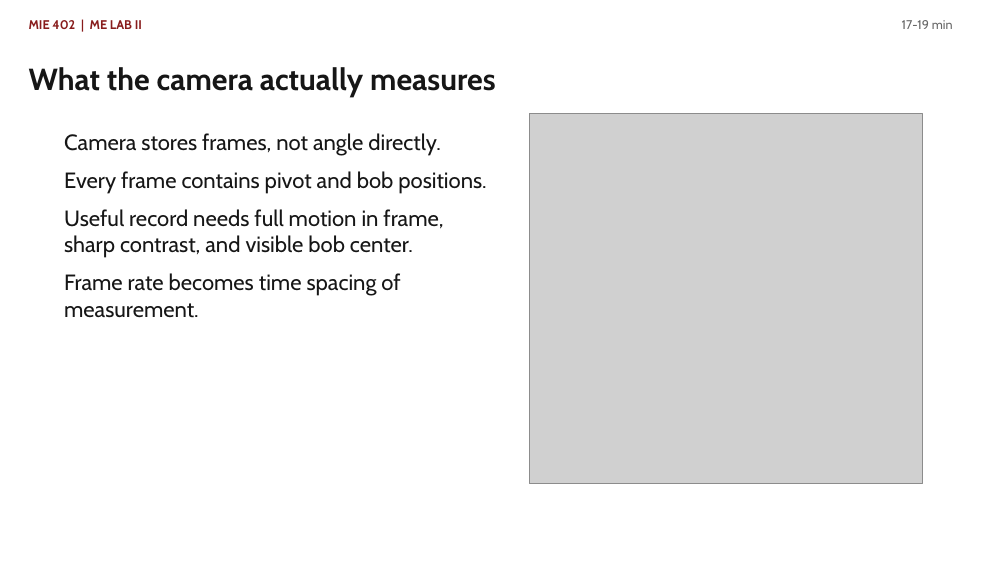
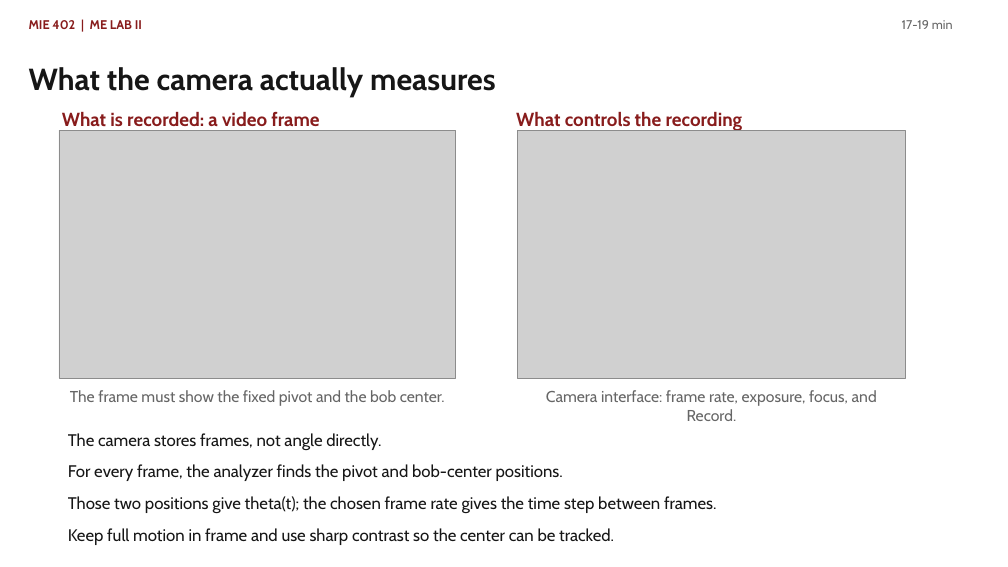
Before and after one commit to Ehsan-Roohi/MIE402-Lab, a slide deck: slide 9 of site/docs/MIE402_Lecture03_Single_Pendulum_PreLab2_Fall2026.pptx. Drawn at 1008x567 pixels with LibreOffice and Linux fonts; fonts in the diff are those of the drawing; grey boxes stand for pictures. Boxes give left, top, right and bottom in pixels: in the first picture for what was removed or moved away, otherwise in the second. Text is boxed around its words. In the diff, an @@ line names an element or a change of style, - is before the commit and + after.

Commit message:
Clarify Lab 2 camera measurement

```diff
--- a/site/docs/MIE402_Lecture03_Single_Pendulum_PreLab2_Fall2026.pptx
+++ b/site/docs/MIE402_Lecture03_Single_Pendulum_PreLab2_Fall2026.pptx
@@ text added at <box>62,112,319,132</box>, 18 pt, text #881C1C, bold @@
+What is recorded: a video frame
@@ text added at <box>516,112,743,132</box>, 18 pt, text #881C1C, bold @@
+What controls the recording
@@ picture added at <box>59,130,456,378</box> @@
@@ text removed at <box>64,133,486,318</box> @@
-Camera stores frames, not angle directly.
-Every frame contains pivot and bob positions.
-Useful record needs full motion in frame, sharp contrast, and visible bob center.
-Frame rate becomes time spacing of measurement.
@@ picture: place and size @@
-picture at <box>529,113,923,484</box>
+picture at <box>518,130,905,378</box>
@@ text added at <box>70,390,445,406</box>, 15 pt, text #666666 @@
+The frame must show the fixed pivot and the bob center.
@@ text added at <box>546,390,877,421</box>, 15 pt, text #666666 @@
+Camera interface: frame rate, exposure, focus, and Record.
@@ text added at <box>68,433,716,545</box>, 16 pt, text #161616 @@
+The camera stores frames, not angle directly.
+For every frame, the analyzer finds the pivot and bob-center positions.
+Those two positions give theta(t); the chosen frame rate gives the time step between frames.
+Keep full motion in frame and use sharp contrast so the center can be tracked.
```
Also in this commit, not shown: 11 other slides changed, 2 other files.
